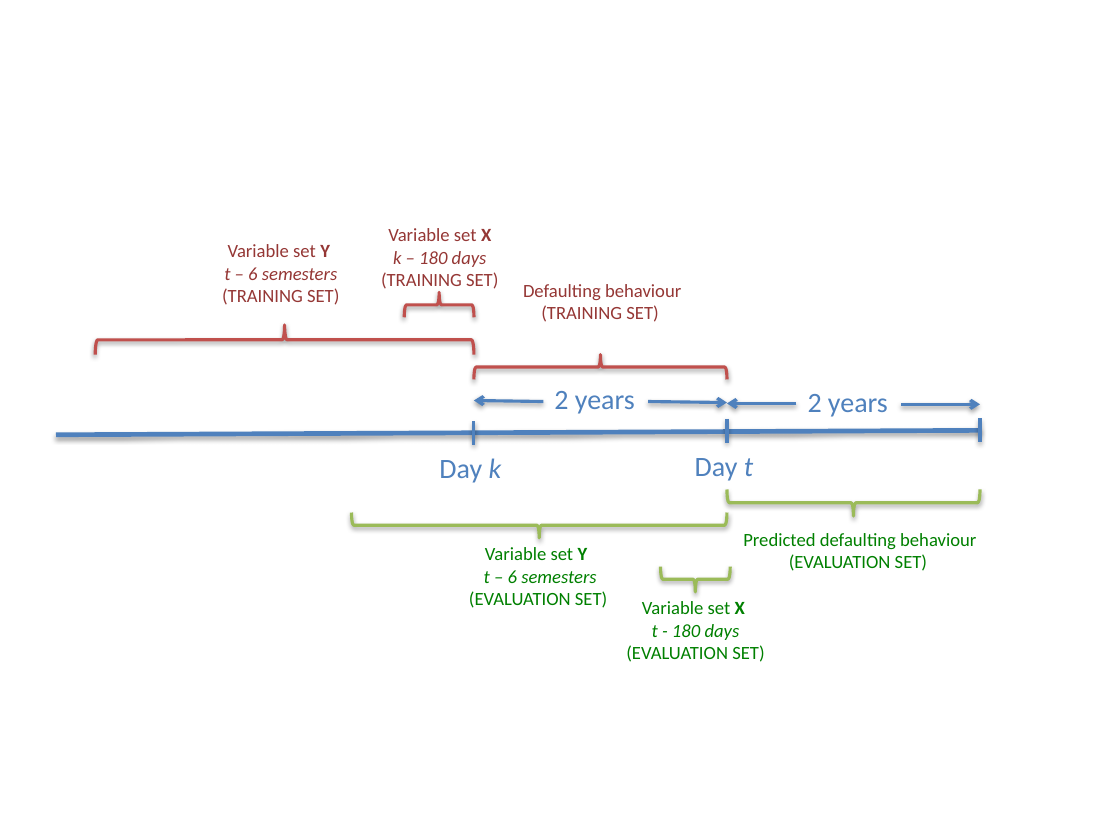
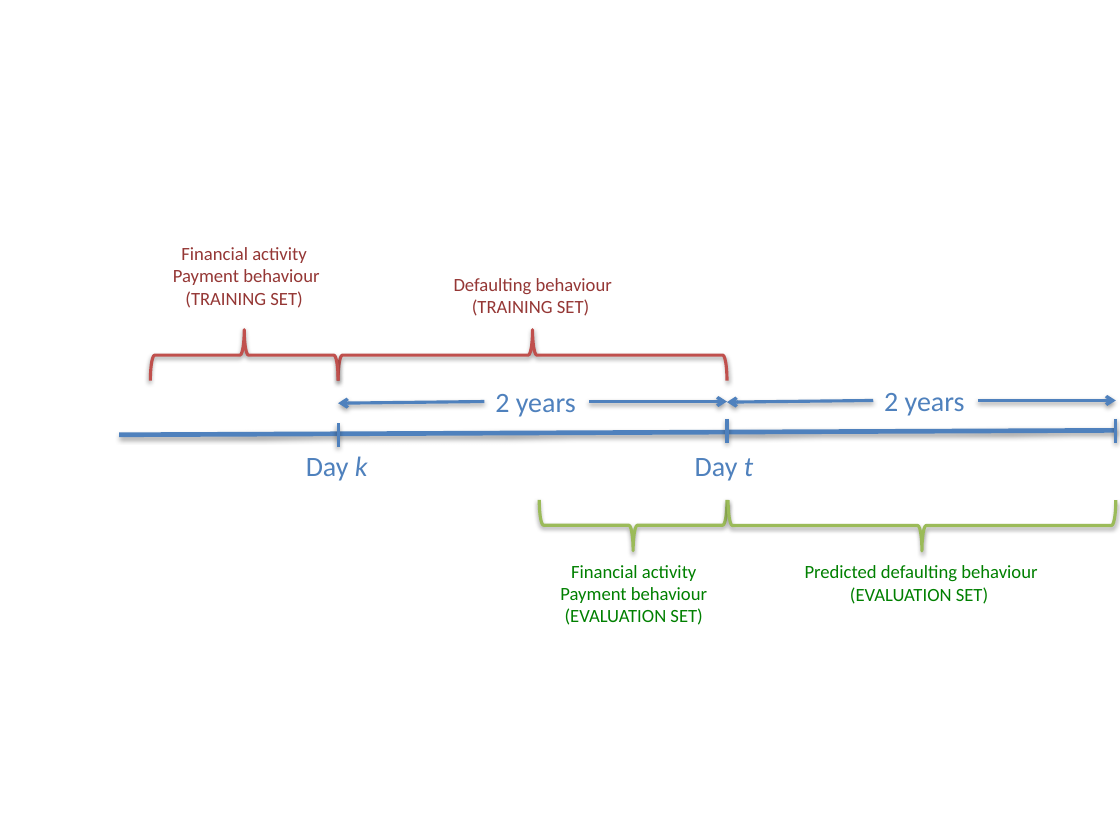
Before and after one commit to amidst/toolbox, a slide deck: slide 11 of doc/D2.1_AMIDSTModelingFramework/figures/CajaMarModelsBucket.pptx. Drawn at 1120x840 pixels with LibreOffice and Linux fonts; fonts in the diff are those of the drawing. Boxes give left, top, right and bottom in pixels: in the first picture for what was removed or moved away, otherwise in the second. Text is boxed around its words. In the diff, an @@ line names an element or a change of style, - is before the commit and + after.

```diff
--- a/doc/D2.1_AMIDSTModelingFramework/figures/CajaMarModelsBucket.pptx
+++ b/doc/D2.1_AMIDSTModelingFramework/figures/CajaMarModelsBucket.pptx
@@ text "Financial activity": place and size @@
-text "Financial activity" at <box>381,228,498,292</box>
+text "Financial activity" at <box>173,247,319,308</box>
@@ text at <box>173,247,319,285</box>: text changed @@
-Variable set X
-k – 180 days
+Financial activity
+Payment behaviour
@@ text removed at <box>222,244,339,305</box> @@
-Variable set Y
-t – 6 semesters
-(TRAINING SET)
@@ text "Defaulting behaviour": place and size @@
-text "Defaulting behaviour" at <box>523,284,681,322</box>
+text "Defaulting behaviour" at <box>454,278,612,316</box>
@@ left brace removed at <box>404,292,474,317</box> @@
@@ left brace: place and size @@
-left brace at <box>96,324,474,354</box>
+left brace at <box>150,330,338,380</box>
@@ left brace: place and size @@
-left brace at <box>474,355,727,380</box>
+left brace at <box>338,330,727,381</box>
@@ text "2 years": place and size @@
-text "2 years" at <box>554,391,635,414</box>
+text "2 years" at <box>495,394,576,417</box>
@@ text "2 years": place and size @@
-text "2 years" at <box>808,394,888,417</box>
+text "2 years" at <box>884,393,965,416</box>
@@ arrow moved from (543, 402) - (474, 401) to (484, 402) - (338, 403) @@
@@ arrow moved from (648, 402) - (727, 402) to (589, 402) - (727, 402) @@
@@ arrow moved from (796, 403) - (727, 403) to (874, 401) - (727, 402) @@
@@ arrow moved from (902, 404) - (980, 404) to (978, 401) - (1116, 401) @@
@@ line moved from (980, 419) - (980, 442) to (1116, 419) - (1116, 442) @@
@@ line moved from (56, 435) - (980, 430) to (119, 435) - (1116, 430) @@
@@ text "Day k": place and size @@
-text "Day k" at <box>439,458,502,483</box>
+text "Day k" at <box>306,456,368,481</box>
@@ line moved from (474, 421) - (474, 445) to (338, 423) - (338, 447) @@
@@ left brace: place and size @@
-left brace at <box>352,512,727,538</box>
+left brace at <box>539,500,727,550</box>
@@ left brace: place and size @@
-left brace at <box>727,489,980,516</box>
+left brace at <box>729,500,1116,550</box>
@@ text removed at <box>469,547,607,608</box> @@
-Variable set Y
-t – 6 semesters
-(EVALUATION SET)
@@ text "Financial activity": place and size @@
-text "Financial activity" at <box>626,601,764,662</box>
+text "Financial activity" at <box>560,565,707,625</box>
@@ text at <box>560,565,707,603</box>: text changed @@
-Variable set X
-t - 180 days
+Financial activity
+Payment behaviour
@@ left brace removed at <box>661,567,730,591</box> @@
@@ text "Predicted defaulting behaviour": place and size @@
-text "Predicted defaulting behaviour" at <box>743,533,976,571</box>
+text "Predicted defaulting behaviour" at <box>805,565,1037,604</box>
```
Also in this commit, not shown: 2 other slides changed, 4 other files.
